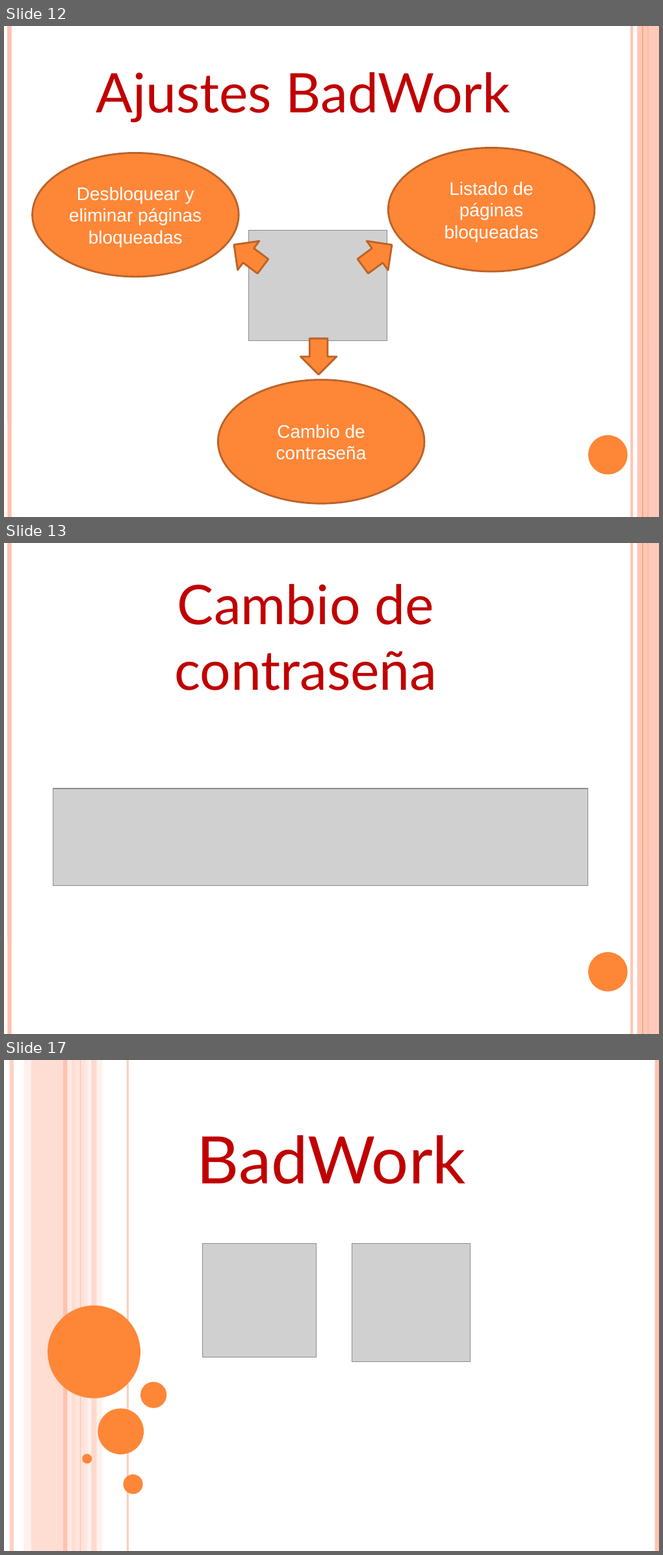
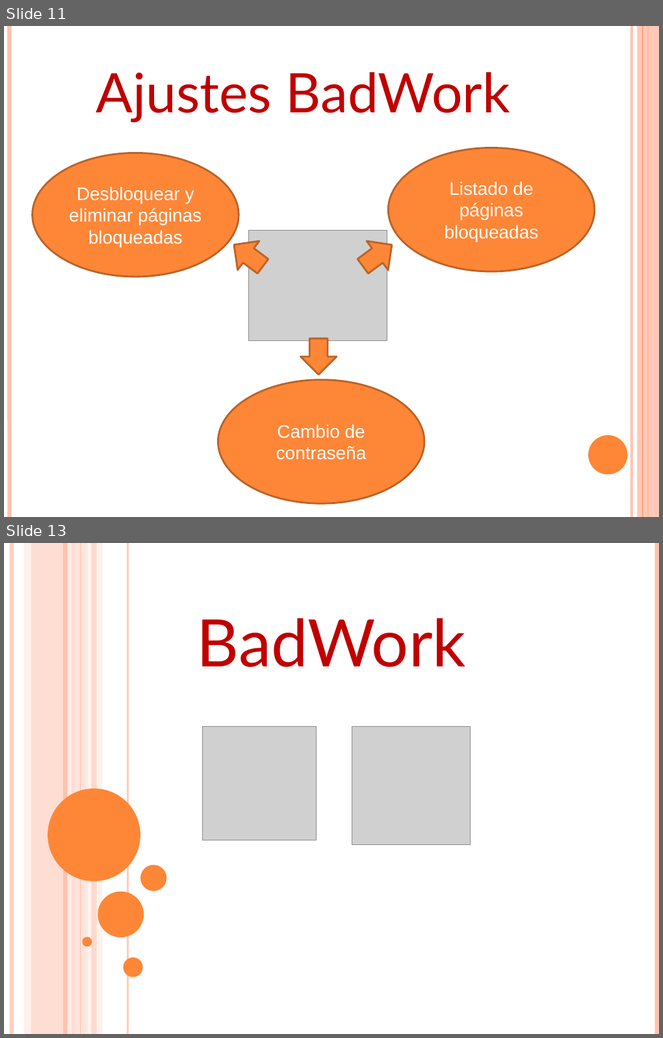
Before and after one commit to karlosDAW/badwork, a slide deck: badwork.pptx. Shown one above the other, each under a label of ours: slides 12, 13 and 17 before the commit, slides 11 and 13 after it; the slides between them are not shown. The pictures are 663x1555 and 663x1038 pixels, drawn with LibreOffice and Linux fonts; fonts in the diff are those of the drawing; grey boxes stand for pictures. Boxes give left, top, right and bottom in pixels: in the first picture for what was removed or moved away, otherwise in the second. Text is boxed around its words. In the diff, an @@ line names an element or a change of style, - is before the commit and + after.

```diff
--- a/badwork.pptx
+++ b/badwork.pptx
@@ slide 13 removed at box(4, 543, 659, 1034), background #FFFFFF; not listed: 6 template elements that a slide beside it also shows @@
@@ text removed at box(174, 584, 437, 691) @@
-Cambio de contraseña
@@ picture removed at box(53, 789, 588, 886) @@
@@ what was slide 12 is now slide 11 @@
@@ what was slide 17 is now slide 13 @@
```
Also in this commit, not shown: 3 slides changed, 3 other slides removed, 3 other files.
